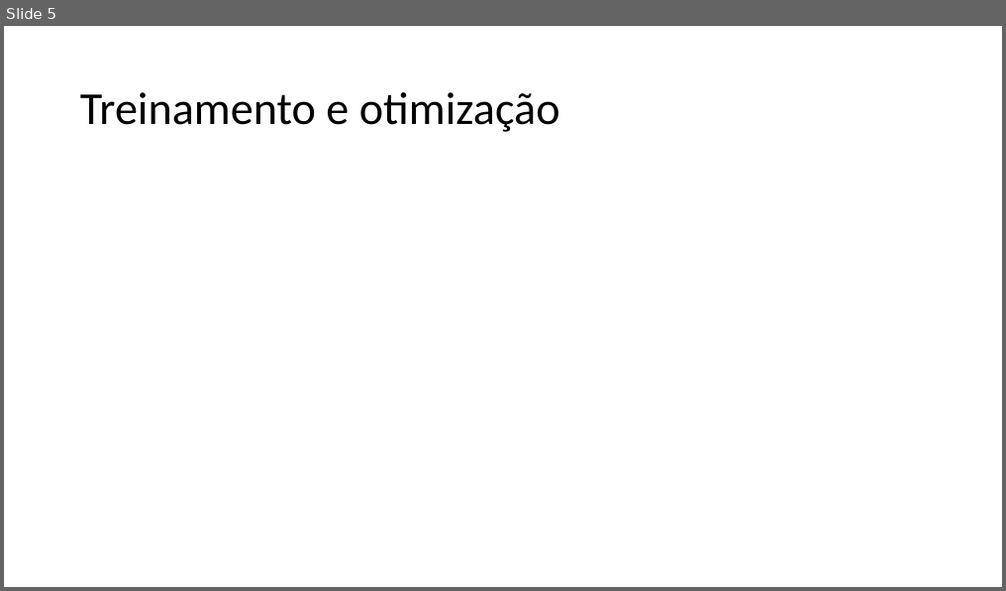
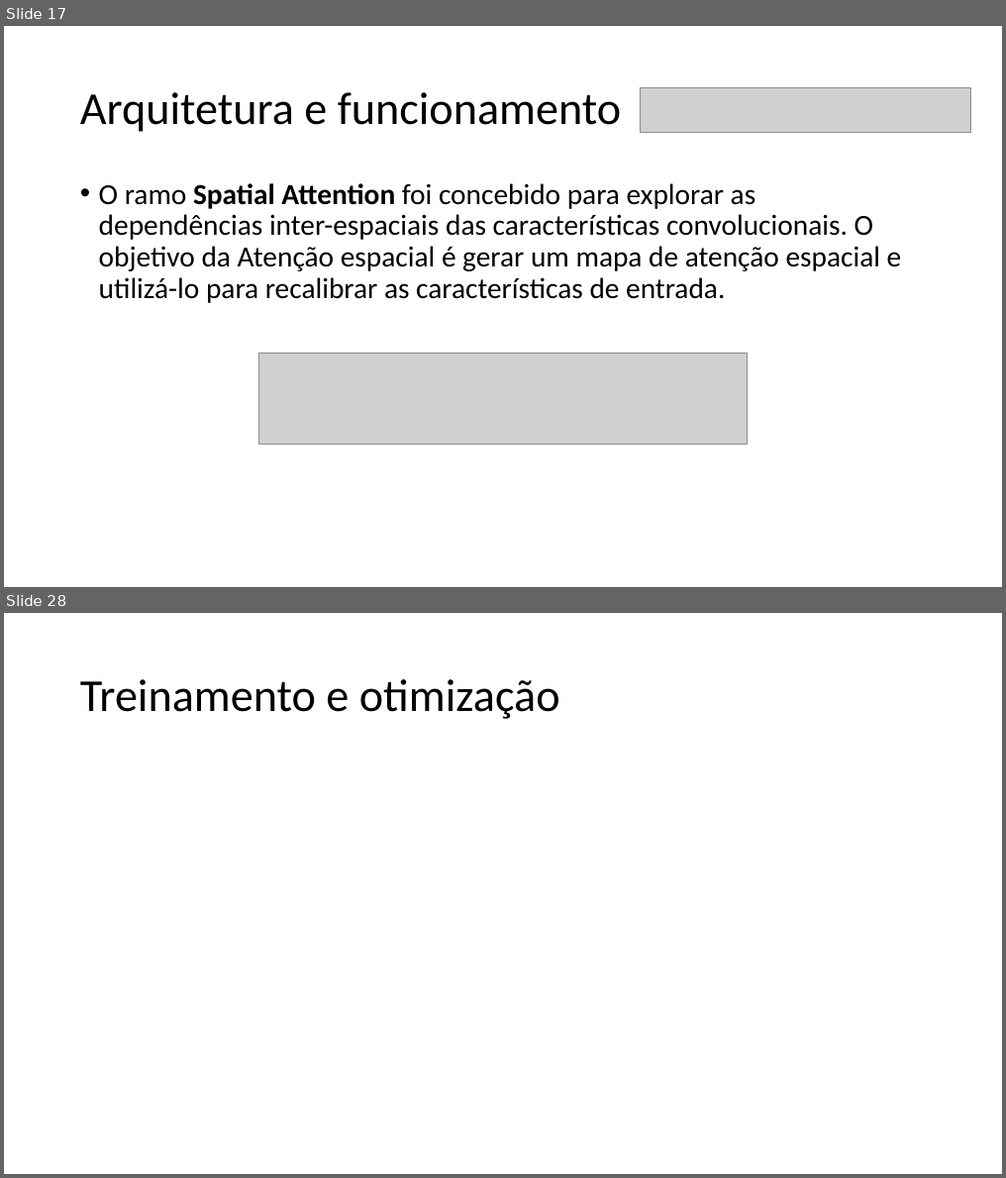
Before and after one commit to HyAgOsK/Research-Machine-Laerning-models, a slide deck: Seminário MirNet/TP558_X_Template.pptx. Shown one above the other, each under a label of ours: slide 5 before the commit, slides 17 and 28 after it; the slides between them are not shown. The pictures are 1006x591 and 1006x1178 pixels, drawn with LibreOffice and Linux fonts; fonts in the diff are those of the drawing; grey boxes stand for pictures. Boxes give left, top, right and bottom in pixels: in the first picture for what was removed or moved away, otherwise in the second. Text is boxed around its words. In the diff, an @@ line names an element or a change of style, - is before the commit and + after.

```diff
--- a/Seminário MirNet/TP558_X_Template.pptx
+++ b/Seminário MirNet/TP558_X_Template.pptx
@@ slide 17 added at [4, 26, 1002, 587], background #FFFFFF @@
@@ title added at [80, 92, 621, 132], 44 pt, text #000000 @@
+Arquitetura e funcionamento
@@ picture added at [641, 88, 971, 132] @@
@@ text added at [99, 183, 902, 303], 28 pt, text #000000 @@
+• O ramo Spatial Attention foi concebido para explorar as dependências inter-espaciais das características convolucionais. O objetivo da Atenção espacial é gerar um mapa de atenção espacial e utilizá-lo para recalibrar as características de entrada.
@@ picture added at [259, 354, 747, 445] @@
@@ what was slide 5 is now slide 28 @@
```
Also in this commit, not shown: 2 slides changed, 24 other slides added, 2 slides removed, 5 other files.
